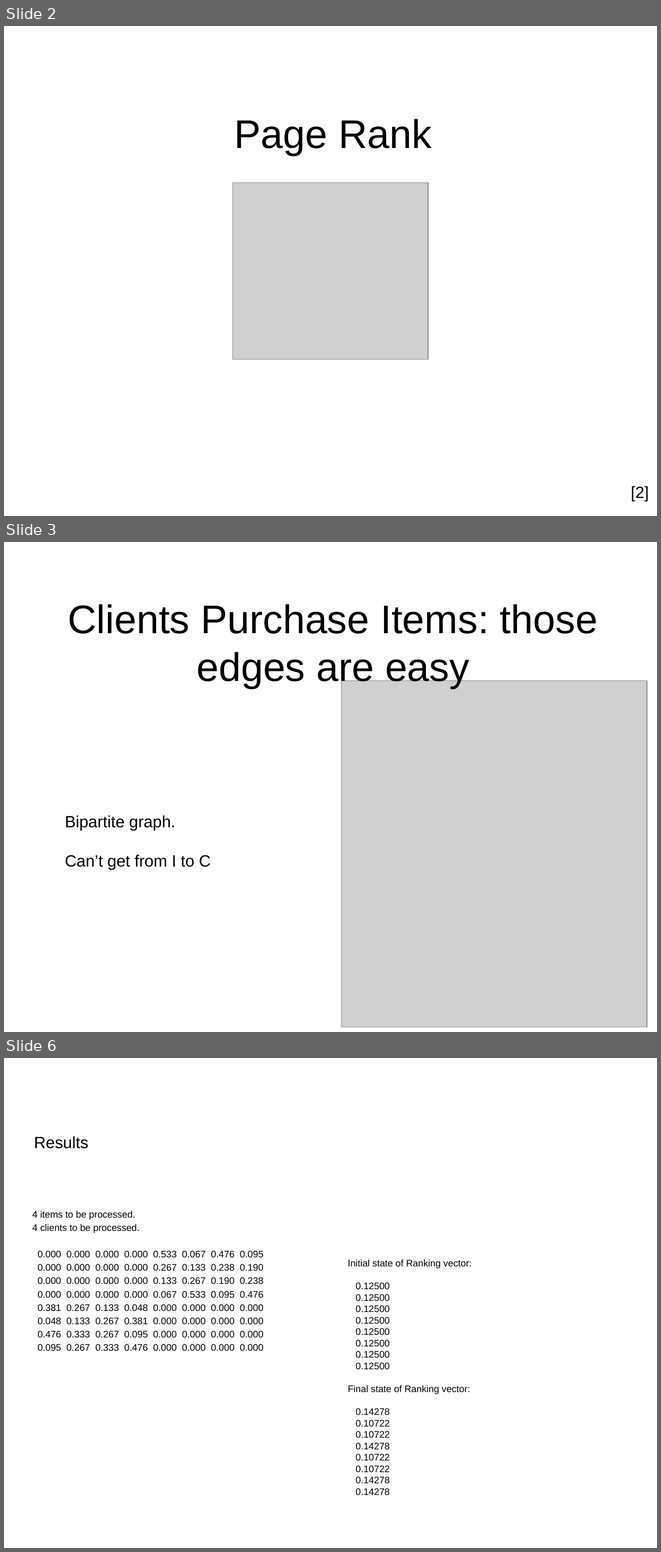
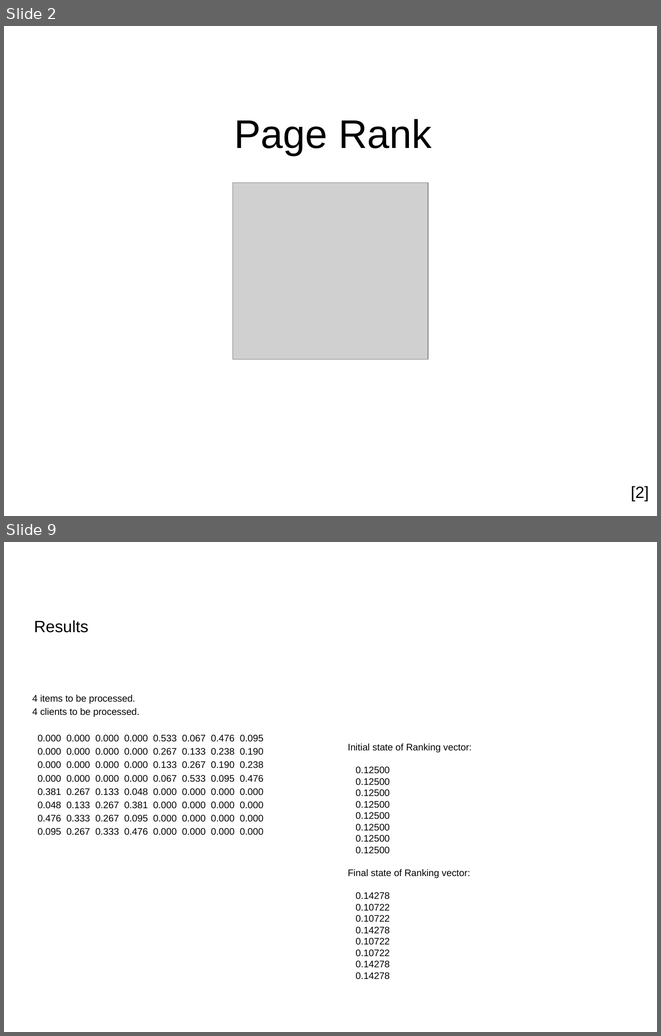
Before and after one commit to nicomp42/CS7081Spring2016Group01FinalProject, a slide deck: Team 01 Final Project.pptx. Shown one above the other, each under a label of ours: slides 2, 3 and 6 before the commit, slides 2 and 9 after it; the slides between them are not shown. The pictures are 661x1552 and 661x1036 pixels, drawn with LibreOffice and Linux fonts; fonts in the diff are those of the drawing; grey boxes stand for pictures; background and template pictures are left out. Boxes give left, top, right and bottom in pixels: in the first picture for what was removed or moved away, otherwise in the second. Text is boxed around its words. In the diff, an @@ line names an element or a change of style, - is before the commit and + after.

```diff
--- a/Team 01 Final Project.pptx
+++ b/Team 01 Final Project.pptx
@@ slide 3 removed at (4,542,657,1032), background #FFFFFF @@
@@ title removed at (68,604,598,688) @@
-Clients Purchase Items: those edges are easy
@@ picture removed at (342,680,647,1026) @@
@@ text removed at (65,815,211,869) @@
-Bipartite graph.
-Can’t get from I to C
@@ what was slide 6 is now slide 9 @@
```
Also in this commit, not shown: 3 slides changed, 4 slides added, 2 other files.
